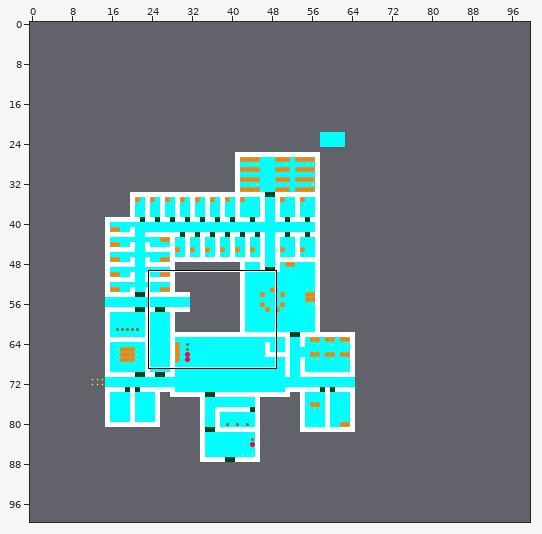
Tiled map, stored at ALPHA TEX/world1beta.tmx. The first picture is a wide view before the edit; the outline marks the close-up.
Close-up. Before:
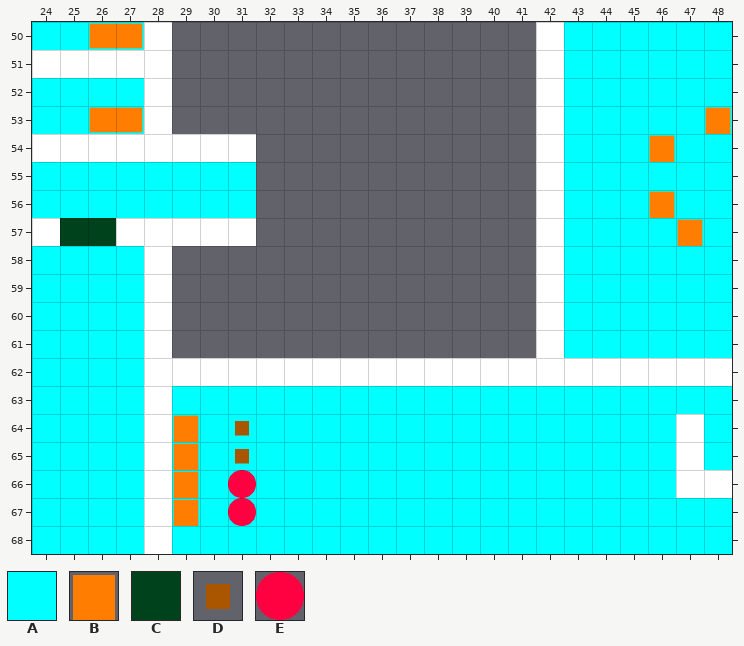
Cells are 64x64 px. Shown: x 24..48, y 50..68. The commit also changed other parts of the map, which this record leaves out.
Key: from "alpha_sprite_sheet": A 1, B 4, C 8, D 11, E 17.
_ is an empty cell, # one hidden under a higher layer.
Layers that did not change in this view are not listed.
Layer "Tile Layer 2 - Golv" before, first column x 24:
50 AAAA_______________AAAAAA
51 ___________________AAAAAA
52 AAAA_______________AAAAAA
53 AAAA_______________AAAAAA
54 ___________________AAAAAA
55 AAAA_AAA___________AAAAAA
56 AAAA_AAA___________AAAAAA
57 _##________________AAAAAA
58 AAAA_______________AAAAAA
59 AAAA_______________AAAAAA
60 AAAA_______________AAAAAA
61 AAAA_______________AAAAAA
62 AAAA_____________________
63 AAAA_AAAAAAAAAAAAAAAAAAAA
64 AAAA_AAAAAAAAAAAAAAAAAA_A
65 AAAA_AAAAAAAAAAAAAAAAAA_A
66 AAAA_AAAAAAAAAAAAAAAAAA__
67 AAAA_AAAAAAAAAAAAAAAAAAAA
68 AAAA_AAAAAAAAAAAAAAAAAAAA
Layer "Dörrar" before, first column x 24:
50 _________________________
51 _________________________
52 _________________________
53 _________________________
54 _________________________
55 _________________________
56 _________________________
57 _CC______________________
58 _________________________
59 _________________________
60 _________________________
61 _________________________
62 _________________________
63 _________________________
64 _____B_D_________________
65 _____B_D_________________
66 _____B_E_________________
67 _____B_E_________________
68 _________________________
New version:
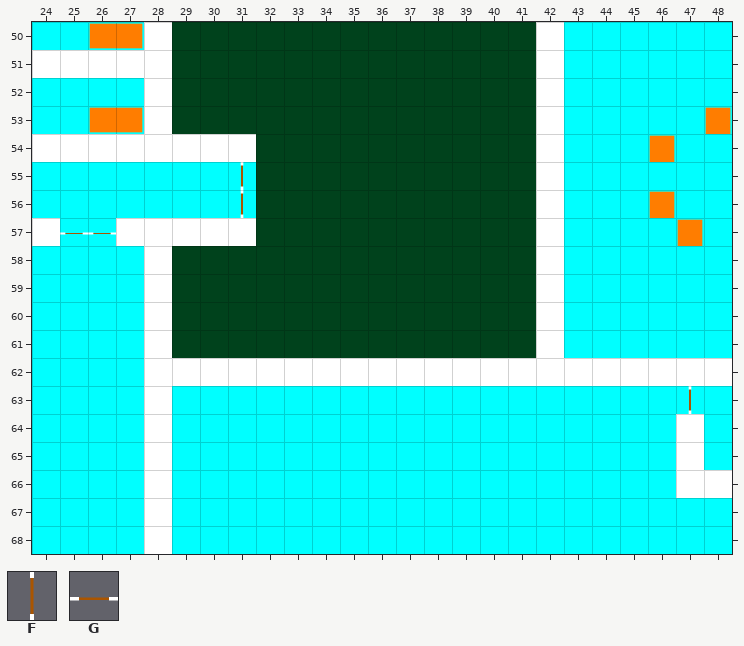
Further tiles: from "alpha_sprite_sheet": F 9, G 10.
The exact change:
{"where": "layer \"Tile Layer 2 - Golv\""}
{"y":50,"x":29,"old":"_____________","new":"CCCCCCCCCCCCC"}
{"y":51,"x":29,"old":"_____________","new":"CCCCCCCCCCCCC"}
{"y":52,"x":29,"old":"_____________","new":"CCCCCCCCCCCCC"}
{"y":53,"x":29,"old":"_____________","new":"CCCCCCCCCCCCC"}
{"y":54,"x":32,"old":"__________","new":"CCCCCCCCCC"}
{"y":55,"x":32,"old":"__________","new":"CCCCCCCCCC"}
{"y":56,"x":32,"old":"__________","new":"CCCCCCCCCC"}
{"y":57,"x":32,"old":"__________","new":"CCCCCCCCCC"}
{"y":58,"x":29,"old":"_____________","new":"CCCCCCCCCCCCC"}
{"y":59,"x":29,"old":"_____________","new":"CCCCCCCCCCCCC"}
{"y":60,"x":29,"old":"_____________","new":"CCCCCCCCCCCCC"}
{"y":61,"x":29,"old":"_____________","new":"CCCCCCCCCCCCC"}
{"where": "layer \"Dörrar\""}
{"y":55,"x":31,"old":"_","new":"F"}
{"y":56,"x":31,"old":"_","new":"F"}
{"y":57,"x":25,"old":"CC","new":"GG"}
{"y":63,"x":47,"old":"_","new":"F"}
{"y":64,"x":29,"old":"B","new":"_"}
{"y":64,"x":31,"old":"D","new":"_"}
{"y":65,"x":29,"old":"B","new":"_"}
{"y":65,"x":31,"old":"D","new":"_"}
{"y":66,"x":29,"old":"B","new":"_"}
{"y":66,"x":31,"old":"E","new":"_"}
{"y":67,"x":29,"old":"B","new":"_"}
{"y":67,"x":31,"old":"E","new":"_"}
{"label":"added","picture_box":[172,22,536,358]}
{"label":"changed","picture_box":[60,218,116,246]}
{"label":"added","picture_box":[688,386,692,414]}
{"label":"removed","picture_box":[173,415,199,526]}
{"label":"removed","picture_box":[228,421,256,526]}
